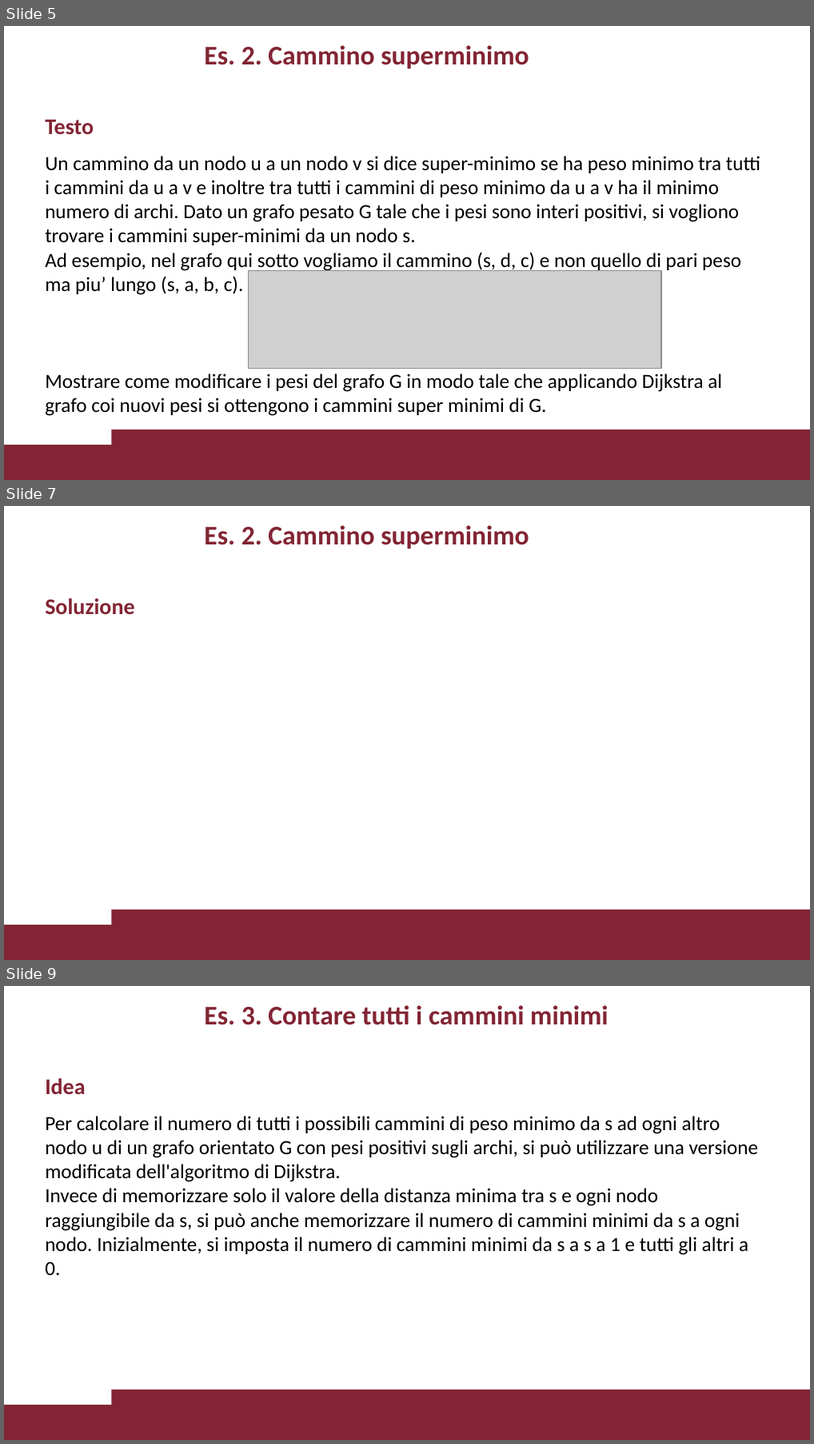
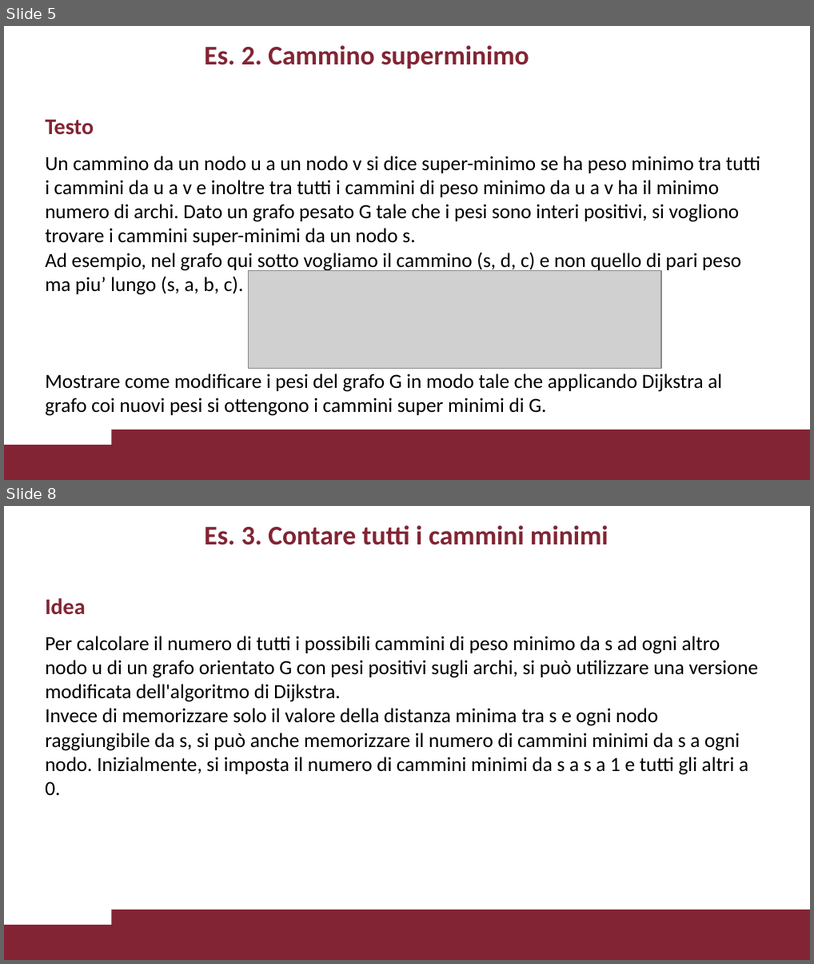
Before and after one commit to VincenzoImp/PDA, a slide deck: Esercitazione4/Esercitazione4.pptx. Shown one above the other, each under a label of ours: slides 5, 7 and 9 before the commit, slides 5 and 8 after it; the slides between them are not shown. The pictures are 814x1444 and 814x964 pixels, drawn with LibreOffice and Linux fonts; fonts in the diff are those of the drawing; grey boxes stand for pictures; background and template pictures are left out. Boxes give left, top, right and bottom in pixels: in the first picture for what was removed or moved away, otherwise in the second. Text is boxed around its words. In the diff, an @@ line names an element or a change of style, - is before the commit and + after.

```diff
--- a/Esercitazione4/Esercitazione4.pptx
+++ b/Esercitazione4/Esercitazione4.pptx
@@ slide 7 removed at (x1=4, y1=506, x2=810, y2=960), background #FFFFFF; not listed: 2 template elements that a slide beside it also shows @@
@@ title removed at (x1=204, y1=525, x2=529, y2=549) @@
-Es. 2. Cammino superminimo
@@ title removed at (x1=45, y1=598, x2=134, y2=614) @@
-Soluzione
@@ what was slide 9 is now slide 8 @@
```
Also in this commit, not shown: 5 slides changed, 3 slides added, 3 other files.
